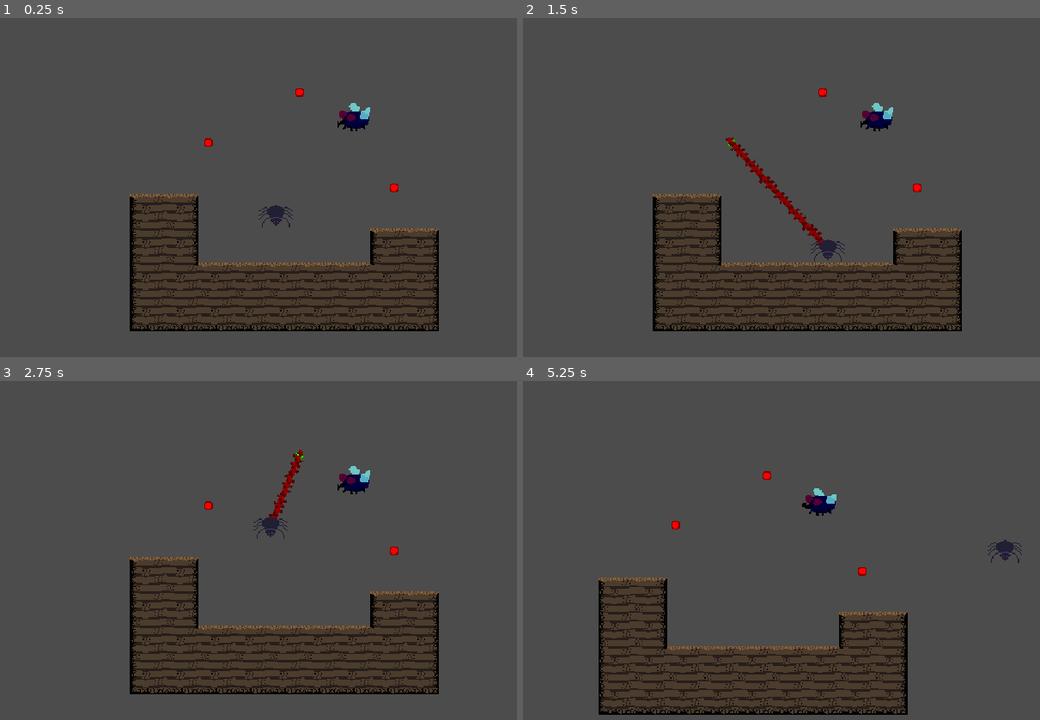
Above: before the commit, frames 1-4 (two rows, left to right).
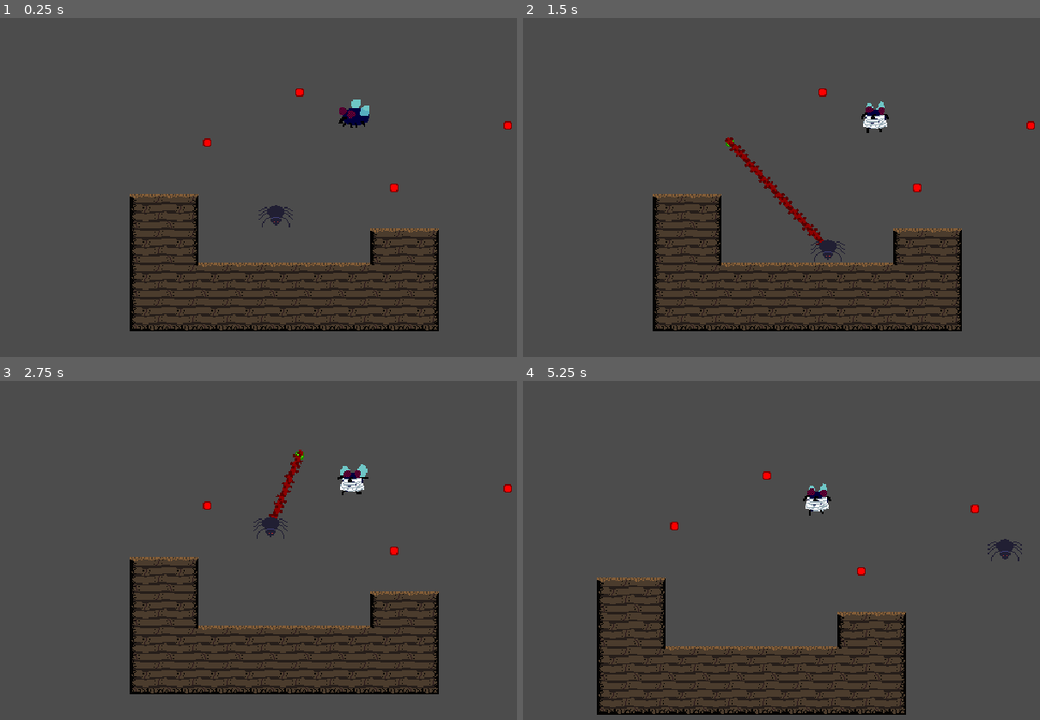
Above: after the commit, the same moments.

Repository: Heckin-Doggo/gmtk-game
Game: Godot game, scene res://levels/TestLevel.tscn
The game is run twice, just before and just after one commit, with the same random seed, the same clock (stepped at 60 frames per second) and the same inputs.
Inputs (mouse positions are in pixels of both pictures, inside the frame that each line leads up to):
- Up to frame 1 (0.25 s): no input
- Up to frame 2 (1.5 s): tap Enter (ui_accept) at 0.5, 0.77 s; move the mouse to (874, 116) at 0.52 s; click (874, 116) at 0.67 s; move the mouse to (729, 143) at 1.27 s; click (729, 143) at 1.42 s
- Up to frame 3 (2.75 s): tap Enter (ui_accept) at 1.52 s; move the mouse to (299, 455) at 2.02 s; click (299, 455) at 2.17 s
- Up to frame 4 (5.25 s): move the mouse to (915, 550) at 2.77 s; click (915, 550) at 2.92 s; tap Enter (ui_accept) at 3.02, 3.77, 4.52 s; move the mouse to (1003, 631) at 3.52 s; click (1003, 631) at 3.67 s; move the mouse to (590, 516) at 4.27 s; click (590, 516) at 4.42 s; move the mouse to (833, 574) at 5.02 s; click (833, 574) at 5.17 s

The runs differ from the first frame. In frame 1, 0.3% of the frame differs, in the area x 39-100%, y 24-38%; in frame 2, 0.6%; in frame 3, 0.5%; in frame 4, 3.4%, in the area x 14-97%, y 30-99%.

Commit message:
fly trap animation WIP

Diff:
--- a/game/Fly.gd
+++ b/game/Fly.gd
@@ -64,3 +64,9 @@
 	elif event is InputEventMouseButton and event.pressed and event.button_index == BUTTON_LEFT and connected_hook:
 		get_parent().delete_hook(connected_hook.get_index())
 		connected_hook = null
+
+	# animation handler
+	if connected_hook:
+		$AnimatedSprite.animation = "trapped"
+	else:
+		$AnimatedSprite.animation = "default"
--- a/game/Fly.tscn
+++ b/game/Fly.tscn
@@ -1,7 +1,9 @@
-[gd_scene load_steps=9 format=2]
+[gd_scene load_steps=11 format=2]
 
 [ext_resource path="res://assets/sprites/Fly1-sheet.png" type="Texture" id=1]
 [ext_resource path="res://Fly.gd" type="Script" id=2]
+[ext_resource path="res://assets/sprites/FlyTrapped2.png" type="Texture" id=3]
+[ext_resource path="res://assets/sprites/FlyTrapped.png" type="Texture" id=4]
 
 [sub_resource type="CircleShape2D" id=1]
 radius = 16.0
@@ -28,9 +30,15 @@
 "loop": true,
 "name": "default",
 "speed": 5.0
+}, {
+"frames": [ ExtResource( 3 ), ExtResource( 4 ) ],
+"loop": true,
+"name": "trapped",
+"speed": 7.0
 } ]
 
 [node name="Fly" type="RigidBody2D"]
+z_index = 1
 input_pickable = true
 mode = 2
 script = ExtResource( 2 )
@@ -41,6 +49,7 @@
 
 [node name="AnimatedSprite" type="AnimatedSprite" parent="."]
 frames = SubResource( 6 )
+frame = 3
 playing = true
 
 [node name="RandomMovementTimer" type="Timer" parent="."]
--- a/game/levels/TestLevel.tscn
+++ b/game/levels/TestLevel.tscn
@@ -240,10 +240,13 @@
 tile_data = PoolIntArray( 327685, 0, 0, 327686, 0, 2, 393221, 0, 65536, 393222, 0, 65538, 393228, 0, 0, 393229, 0, 2, 4 …(312 unchanged characters)…
 
 [node name="Peg" parent="." instance=ExtResource( 5 )]
-position = Vector2( 232.557, 111.526 )
+position = Vector2( 232, 112 )
 
 [node name="Peg2" parent="." instance=ExtResource( 5 )]
 position = Vector2( 317.505, 64.8041 )
 
 [node name="Peg3" parent="." instance=ExtResource( 5 )]
 position = Vector2( 406.229, 154 )
+
+[node name="Peg4" parent="." instance=ExtResource( 5 )]
+position = Vector2( 512, 96 )
Binary file added: game/assets/sprites/FlyTrapped.png
Not shown, added: game/assets/sprites/FlyTrapped.png.import
Binary file added: game/assets/sprites/FlyTrapped2.png
Not shown, added: game/assets/sprites/FlyTrapped2.png.import
